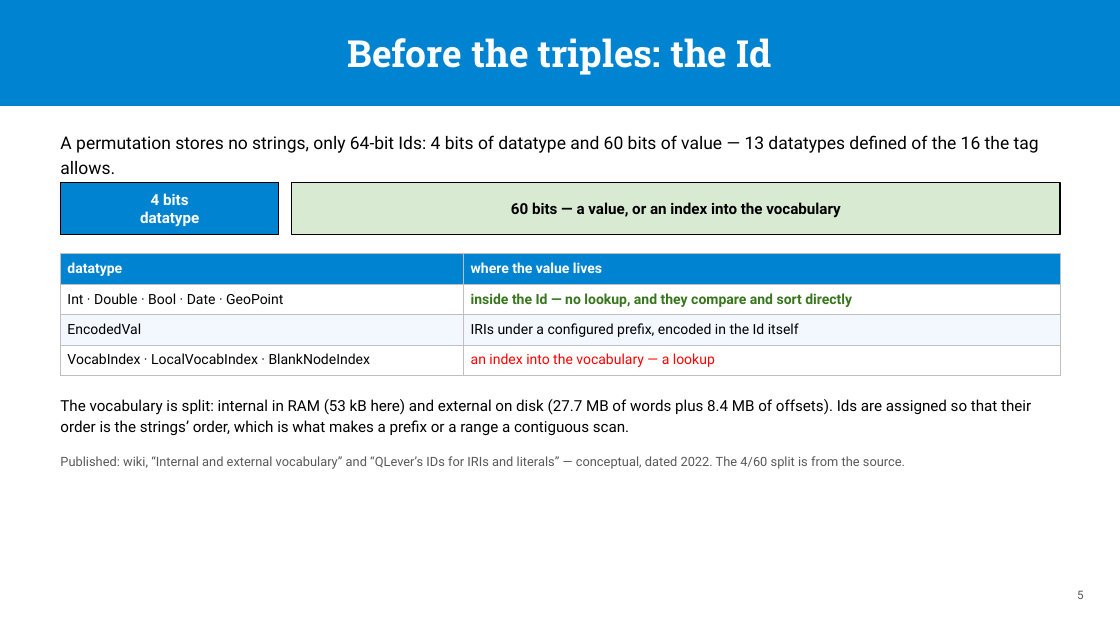
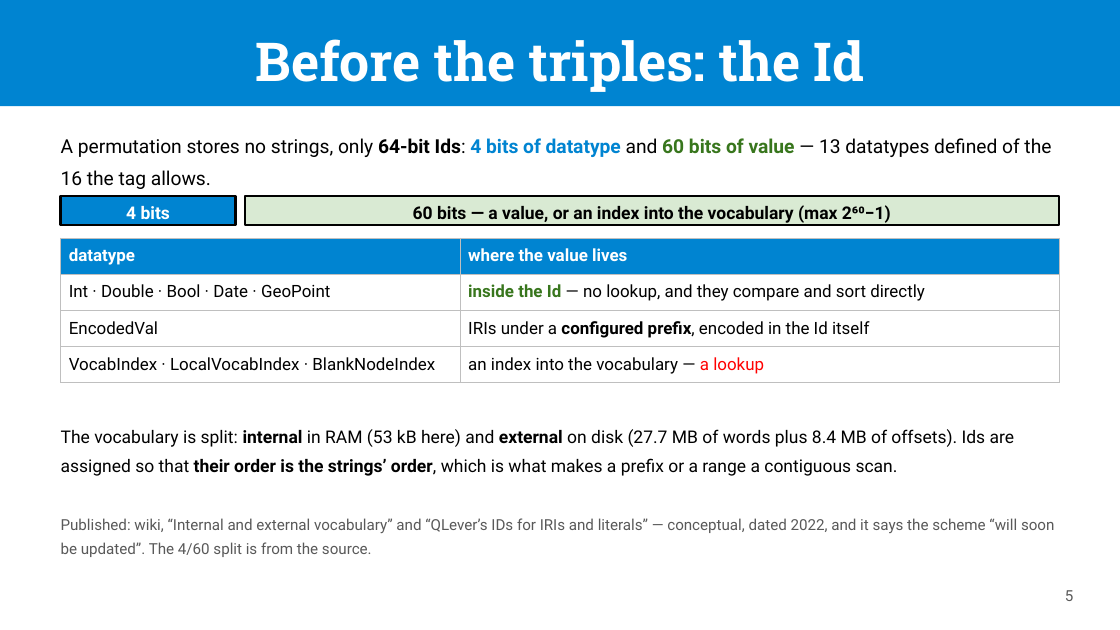
Before and after one commit to passage-org/passage, a slide deck: slide 5 of passage-qlever/slides/QLever as a Passage backend.pptx. Drawn at 1120x630 pixels with LibreOffice and Linux fonts; fonts in the diff are those of the drawing. Boxes give left, top, right and bottom in pixels: in the first picture for what was removed or moved away, otherwise in the second. Text is boxed around its words. In the diff, an @@ line names an element or a change of style, - is before the commit and + after.

```diff
--- a/passage-qlever/slides/QLever as a Passage backend.pptx
+++ b/passage-qlever/slides/QLever as a Passage backend.pptx
@@ text "Before the triples: the Id": place and size @@
-text "Before the triples: the Id" at box(348, 38, 771, 75)
+text "Before the triples: the Id" at box(256, 39, 864, 92)
@@ text "Before the triples: the Id" at box(256, 39, 864, 92): size 32 to 46 pt; line spacing 1 to 1.1; vertical alignment middle to top @@
@@ rectangle removed at box(0, 0, 1120, 106) @@
@@ rectangle added at box(0, 0, 1120, 106), fill #0084D1 @@
@@ text "A permutation stores no strings, ..." at box(61, 138, 1051, 189): size 15 to 16.5 pt; text colour #000000 to #0084D1 in "4 bits of datatype"; text colour #000000 to #38761D in "60 bits of value"; bold on in "64-bit Ids: 4 bits of datatype 60 ..."; line spacing 1.2 to 1.4 @@
@@ text "4 bits": place and size @@
-text "4 bits" at box(140, 193, 199, 227)
+text "4 bits" at box(114, 206, 182, 239)
@@ text "4 bits" at box(114, 206, 182, 239): size 13 to 15 pt; line spacing 1 to 1.3; vertical alignment middle to top @@
@@ rectangle at box(60, 196, 235, 225): outline #000000 1 pt to #000000 2 pt @@
@@ rectangle: place and size @@
-rectangle at box(60, 182, 279, 234)
+rectangle at box(60, 196, 235, 225)
@@ text "60 bits — a value, ..." at box(413, 205, 891, 223): vertical alignment middle to top @@
@@ rectangle: place and size @@
-rectangle at box(292, 182, 1060, 234)
+rectangle at box(245, 196, 1060, 225)
@@ rectangle at box(245, 196, 1060, 225): outline #000000 1 pt to #000000 2 pt @@
@@ text at box(413, 205, 891, 223): text changed; size 13 to 15 pt @@
-60 bits — a value, or an index into the vocabulary
+60 bits — a value, or an index into the vocabulary (max 2⁶⁰−1)
@@ table at box(60, 238, 1060, 378) @@
@@ fill #F2F8FD to #FFFFFF in row 3 @@
@@ size 12 to 14.5 pt @@
@@ text colour #38761D to #000000, bold off in "— no lookup, and they compare and ..." @@
@@ bold on in "configured prefix," @@
@@ text colour #FF0000 to #000000 in "an index into the vocabulary —" @@
@@ table: place and size @@
-table at box(60, 254, 1060, 371)
+table at box(60, 238, 1060, 378)
@@ text "The vocabulary is split: internal ...": place and size @@
-text "The vocabulary is split: internal ..." at box(60, 399, 1031, 435)
+text "The vocabulary is split: internal ..." at box(61, 429, 1015, 476)
@@ text "The vocabulary is split: internal ..." at box(61, 429, 1015, 476): size 13 to 15 pt; bold on in "internal external their order is the strings’ ..."; line spacing 1.2 to 1.4 @@
@@ text at box(61, 518, 1054, 557): text changed; size 11 to 13 pt @@
-Published: wiki, “Internal and external vocabulary” and “QLever’s IDs for IRIs and literals” — conceptual, dated 2022. The 4/60 split is from the source.
+Published: wiki, “Internal and external vocabulary” and “QLever’s IDs for IRIs and literals” — conceptual, dated 2022, and it says the scheme “will soon be updated”. The 4/60 split is from the source.
@@ text "5": place and size @@
-text "5" at box(1077, 590, 1084, 599)
+text "5" at box(1065, 590, 1074, 601)
@@ text "5" at box(1065, 590, 1074, 601): size 10 to 13 pt; line spacing 1 to 1.2 @@
```
Also in this commit, not shown: 15 other slides changed, 3 slides added, 11 other files.
